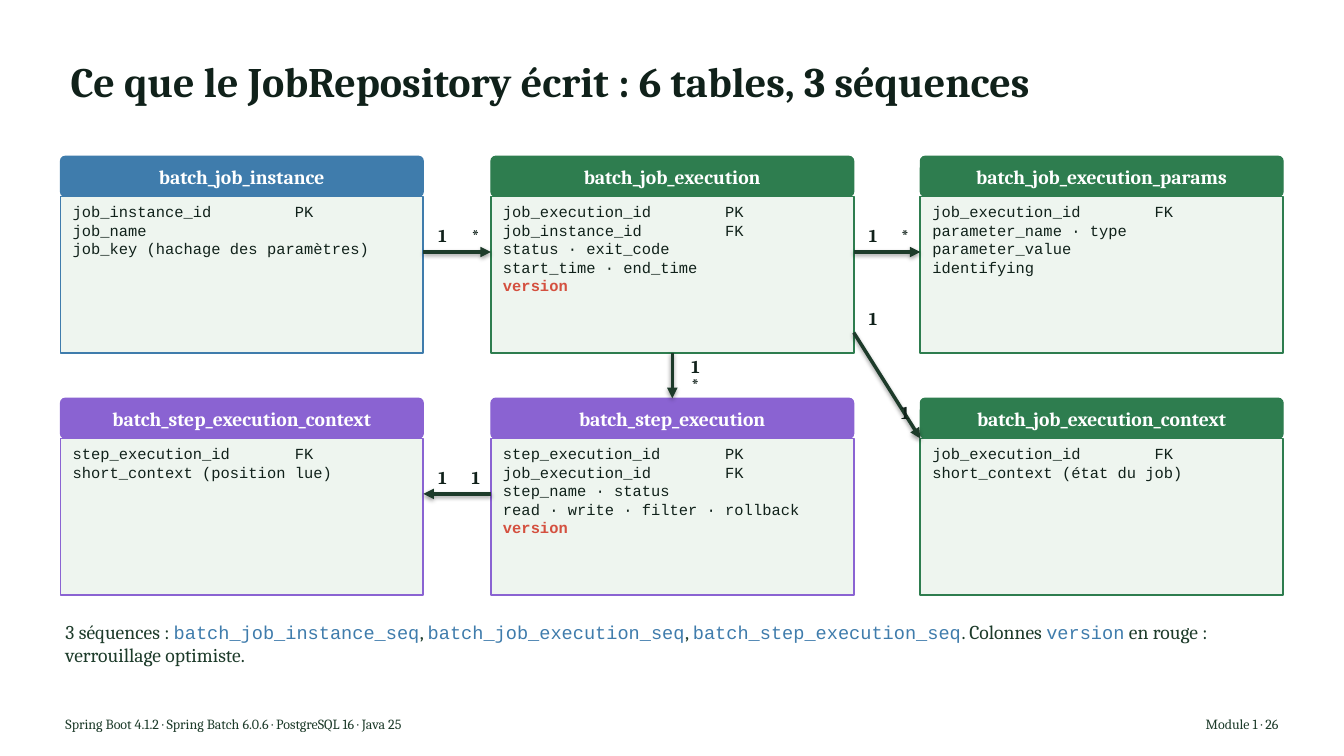
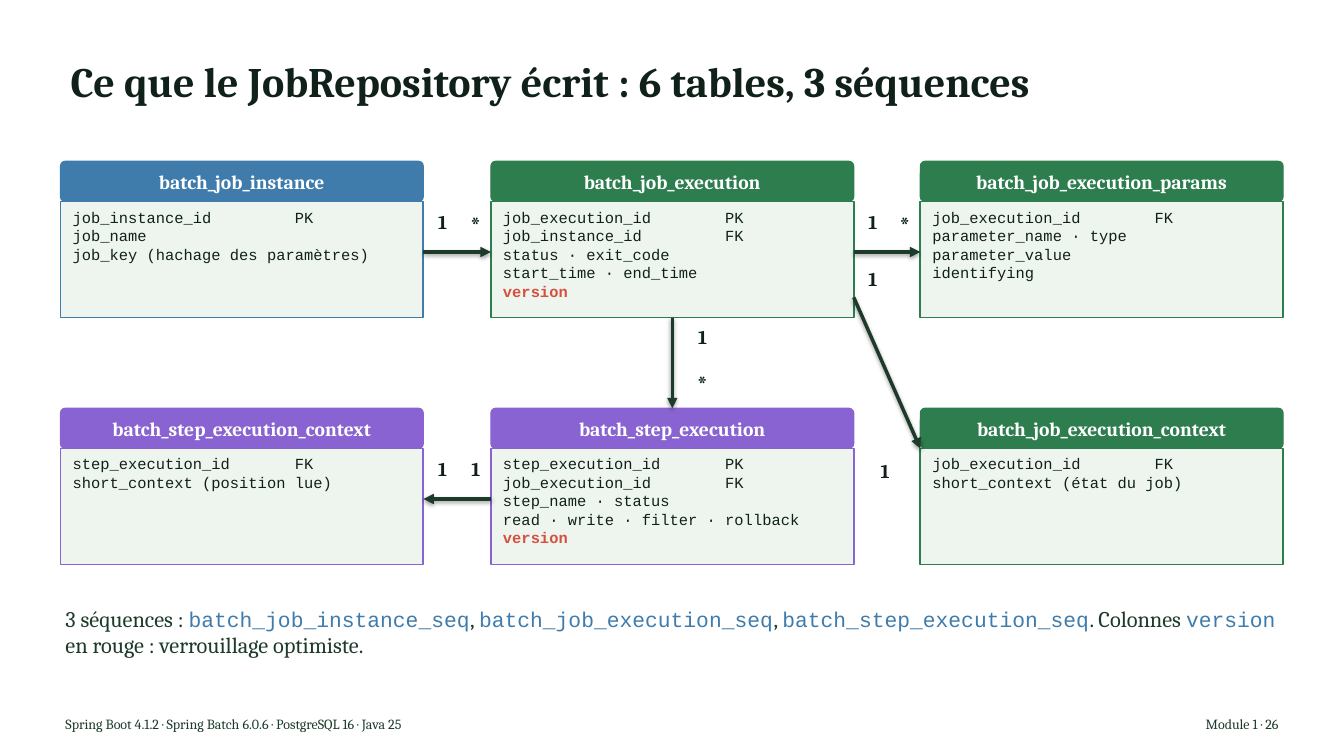
Before and after one commit to NaoufalHightech/tp-spring-batch, a slide deck: slide 23 of pptx/build/Spring_Batch_Module_1.pptx. Drawn at 1344x756 pixels with LibreOffice and Linux fonts; fonts in the diff are those of the drawing. Boxes give left, top, right and bottom in pixels: in the first picture for what was removed or moved away, otherwise in the second. Text is boxed around its words. In the diff, an @@ line names an element or a change of style, - is before the commit and + after.

```diff
--- a/pptx/build/Spring_Batch_Module_1.pptx
+++ b/pptx/build/Spring_Batch_Module_1.pptx
@@ rectangle "job_instance_id PK": place and size @@
-rectangle "job_instance_id PK" at bbox=[60, 197, 423, 353]
+rectangle "job_instance_id PK" at bbox=[60, 202, 423, 318]
@@ text "1": place and size @@
-text "1" at bbox=[438, 230, 446, 242]
+text "1" at bbox=[438, 216, 447, 229]
@@ text "*": place and size @@
-text "*" at bbox=[461, 220, 491, 250]
+text "*" at bbox=[461, 205, 491, 240]
@@ rectangle "job_execution_id PK": place and size @@
-rectangle "job_execution_id PK" at bbox=[491, 197, 854, 353]
+rectangle "job_execution_id PK" at bbox=[491, 202, 854, 318]
@@ text "1": place and size @@
-text "1" at bbox=[869, 230, 877, 242]
+text "1" at bbox=[868, 216, 877, 229]
@@ size 13 to 18 pt in 3 elements at bbox=[688, 363, 718, 398], bbox=[461, 205, 491, 240], bbox=[890, 205, 921, 240] @@
@@ text "*": place and size @@
-text "*" at bbox=[890, 220, 921, 250]
+text "*" at bbox=[890, 205, 921, 240]
@@ rectangle "job_execution_id FK": place and size @@
-rectangle "job_execution_id FK" at bbox=[921, 197, 1284, 353]
+rectangle "job_execution_id FK" at bbox=[921, 202, 1284, 318]
@@ text "1": place and size @@
-text "1" at bbox=[869, 313, 877, 325]
+text "1" at bbox=[868, 273, 877, 286]
@@ arrow moved from (854, 333) - (921, 439) to (854, 297) - (921, 449) @@
@@ arrow moved from (673, 353) - (673, 398) to (673, 318) - (673, 408) @@
@@ text "1": place and size @@
-text "1" at bbox=[691, 361, 699, 373]
+text "1" at bbox=[698, 331, 707, 344]
@@ text "*": place and size @@
-text "*" at bbox=[681, 368, 711, 398]
+text "*" at bbox=[688, 363, 718, 398]
@@ 3 rounded rectangles: place and size @@
-3 rounded rectangles at bbox=[60, 398, 1284, 439]
+3 rounded rectangles at bbox=[60, 408, 1284, 449]
@@ rectangle "step_execution_id FK": place and size @@
-rectangle "step_execution_id FK" at bbox=[60, 439, 423, 595]
+rectangle "step_execution_id FK" at bbox=[60, 449, 423, 565]
@@ rectangle "step_execution_id PK": place and size @@
-rectangle "step_execution_id PK" at bbox=[491, 439, 854, 595]
+rectangle "step_execution_id PK" at bbox=[491, 449, 854, 565]
@@ rectangle "job_execution_id FK": place and size @@
-rectangle "job_execution_id FK" at bbox=[921, 439, 1284, 595]
+rectangle "job_execution_id FK" at bbox=[921, 449, 1284, 565]
@@ text "1": place and size @@
-text "1" at bbox=[438, 472, 446, 484]
+text "1" at bbox=[438, 463, 447, 476]
@@ text "1": place and size @@
-text "1" at bbox=[472, 472, 480, 484]
+text "1" at bbox=[471, 463, 480, 476]
@@ size 13 to 14 pt in 7 elements at bbox=[471, 463, 480, 476], bbox=[438, 463, 447, 476], bbox=[438, 216, 447, 229], bbox=[868, 216, 877, 229], bbox=[698, 331, 707, 344], bbox=[868, 273, 877, 286], bbox=[881, 465, 890, 478] @@
@@ text "1": place and size @@
-text "1" at bbox=[901, 402, 909, 424]
+text "1" at bbox=[881, 465, 890, 478]
@@ 3 rounded rectangles, 1 arrow: place and size @@
-3 rounded rectangles, 1 arrow at bbox=[60, 156, 1284, 494]
+3 rounded rectangles, 1 arrow at bbox=[60, 161, 1284, 499]
@@ text "3 séquences : batch_job_instance_seq, batch_job_execution_se ...": place and size @@
-text "3 séquences : batch_job_instance_seq, batch_job_execution_se ..." at bbox=[65, 625, 1198, 667]
+text "3 séquences : batch_job_instance_seq, batch_job_execution_se ..." at bbox=[65, 611, 1275, 658]
@@ text "3 séquences : batch_job_instance_seq, batch_job_execution_se ..." at bbox=[65, 611, 1275, 658]: size 14 to 16 pt in "3 séquences : batch_job_instance_seq, batch_job_execution_se ..."; size 13.3 to 15.2 pt in "batch_job_instance_seq, batch_job_execution_seq, batch_step_ ..." @@
```
Also in this commit, not shown: 22 other slides changed, 10 other files.
